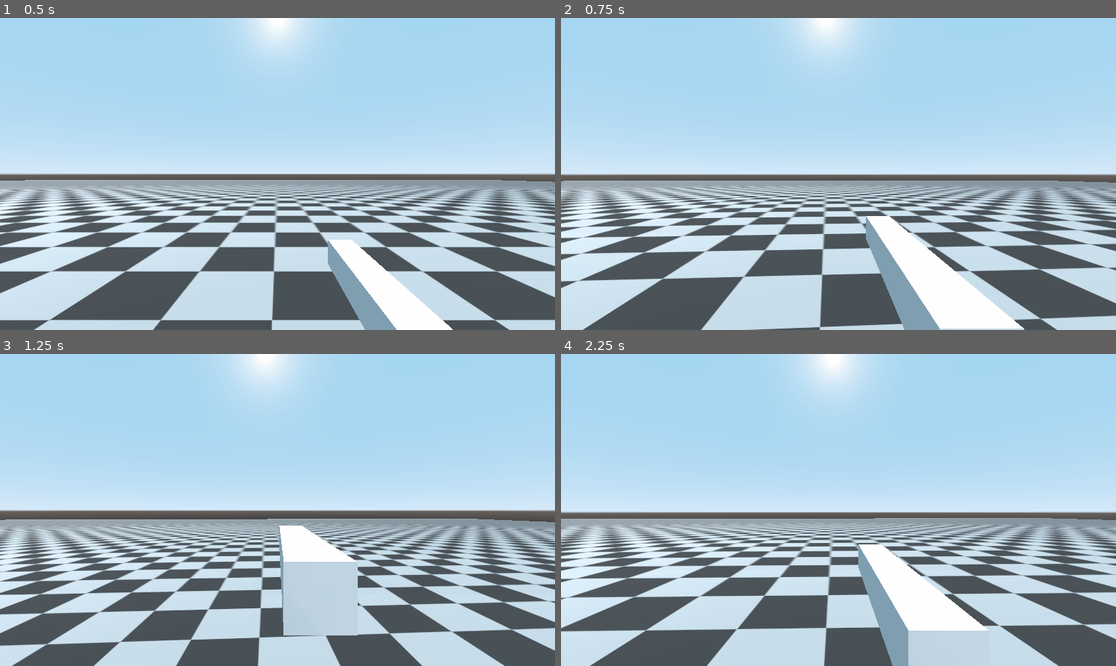
Above: before the commit, frames 1-4 (two rows, left to right).
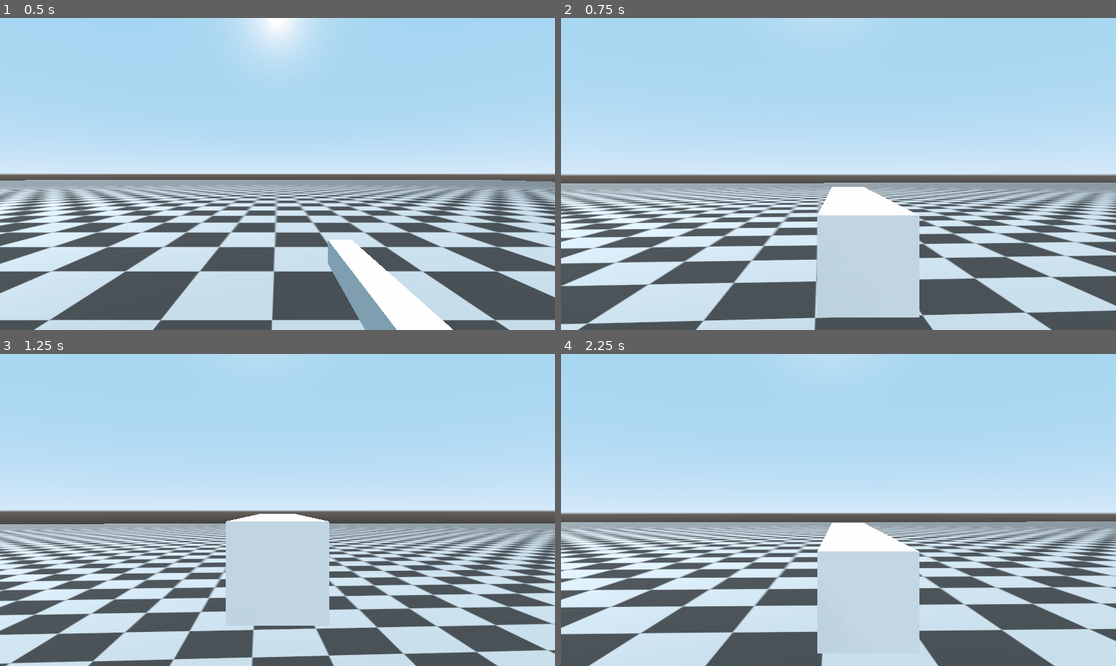
Above: after the commit, the same moments.

Repository: Octopodes-Nuts/FracturedExodus
Game: Godot game, scene res://environment/maps/test_map/TestMap.tscn
Same seed, same stepped clock (60 frames per second), same inputs: the game is played once before the commit and once after it.
Inputs (mouse positions are in pixels of both pictures, inside the frame that each line leads up to):
- Up to frame 1 (0.5 s): no input
- Up to frame 2 (0.75 s): move the mouse to (866, 174) at 0.52 s; hold W (move_forward) from 0.53 s (still down); hold Right mouse button (ads) from 0.53 s (still down); click (866, 174) at 0.67 s
- Up to frame 3 (1.25 s): keep holding W (move_forward); keep holding Right mouse button (ads); tap Space (jump) at 0.77 s
- Up to frame 4 (2.25 s): keep holding W (move_forward); move the mouse to (810, 510) at 1.27 s; release Right mouse button (ads) at 1.28 s; right-click (810, 510) at 1.35 s; tap Space (jump) at 1.52 s; move the mouse to (849, 503) at 2.02 s; hold Right mouse button (ads) from 2.03 s (still down); tap Ctrl (crouch) at 2.1 s

Frame 1 is identical in both runs. In frame 2, 33% of the frame differs, in the area x 0-100%, y 0-100%; in frame 3, 26%; in frame 4, 35%.

Commit message:
fix ADS

Diff:
--- a/src/behavior/player/movement/DefaultController.gd
+++ b/src/behavior/player/movement/DefaultController.gd
@@ -4,6 +4,7 @@
 class_name DefaultController
 
 onready var WeaponRegister = get_node('/root/WeaponRegister')
+onready var Settings = get_node('/root/Settings')
 
 export var MAX_SPEED: float = 6.0
 export var MAX_SPRINT: float = 12.0
@@ -55,15 +56,17 @@
 
 	Input.set_mouse_mode(Input.MOUSE_MODE_CAPTURED)
 
-func _ads():
+func _ads(delta):
 	active_weapon.transform.origin = active_weapon.transform.origin.\
 		linear_interpolate((active_weapon.ads_position - head.transform.origin),
-			active_weapon.ADS_LERP)
+			active_weapon.ADS_LERP * delta)
+	head.fov = lerp(head.fov, active_weapon.ads_fov, active_weapon.ADS_LERP * delta)
 
-func _undo_ads():
+func _undo_ads(delta):
 	active_weapon.transform.origin = active_weapon.transform.origin.\
 		linear_interpolate((active_weapon.default_position - head.transform.origin),
-			active_weapon.ADS_LERP)
+			active_weapon.ADS_LERP * delta)
+	head.fov = lerp(head.fov, Settings.FOV, active_weapon.ADS_LERP * delta)
 
 
 func ground_check():
@@ -74,7 +77,7 @@
 		   ground_check_3.is_colliding() or \
 		   ground_check_4.is_colliding()
 
-func _process(_delta):
+func _process(delta):
 	# set cycle time ? so that you can't just keep
 	# shifting weapons but maybe not
 	if Input.is_action_just_pressed("primary_weapon"):
@@ -89,9 +92,9 @@
 		swap_weapon(character.tertiary_weapon)
 
 	if Input.is_action_pressed("ads"):
-		_ads()
+		_ads(delta)
 	else:
-		_undo_ads()
+		_undo_ads(delta)
 
 func swap_weapon(weapon: Weapon):
 	if active_weapon != weapon:
--- a/src/behavior/player/weapons/guns/default_gun/DefaultGun.tscn
+++ b/src/behavior/player/weapons/guns/default_gun/DefaultGun.tscn
@@ -8,7 +8,7 @@
 
 [node name="default_gun" type="StaticBody"]
 script = ExtResource( 1 )
-ADS_LERP = 0.035
+ADS_LERP = 10.0
 default_position = Vector3( 0.522, 0.471, -1.167 )
 ads_position = Vector3( 0, 1, -1.344 )
 bullet_damage = 75.0
--- a/src/behavior/player/weapons/guns/default_pistol/DefaultPistol.tscn
+++ b/src/behavior/player/weapons/guns/default_pistol/DefaultPistol.tscn
@@ -8,9 +8,10 @@
 
 [node name="default_pistol" type="StaticBody"]
 script = ExtResource( 1 )
-ADS_LERP = 0.04
+ADS_LERP = 8.0
 default_position = Vector3( 0.436, 0.589, -1.057 )
 ads_position = Vector3( 0, 1, -1.243 )
+ads_fov = 60.0
 cycle_time = 0.4
 bullet_damage = 55.0
 bullet_speed = 250.0
